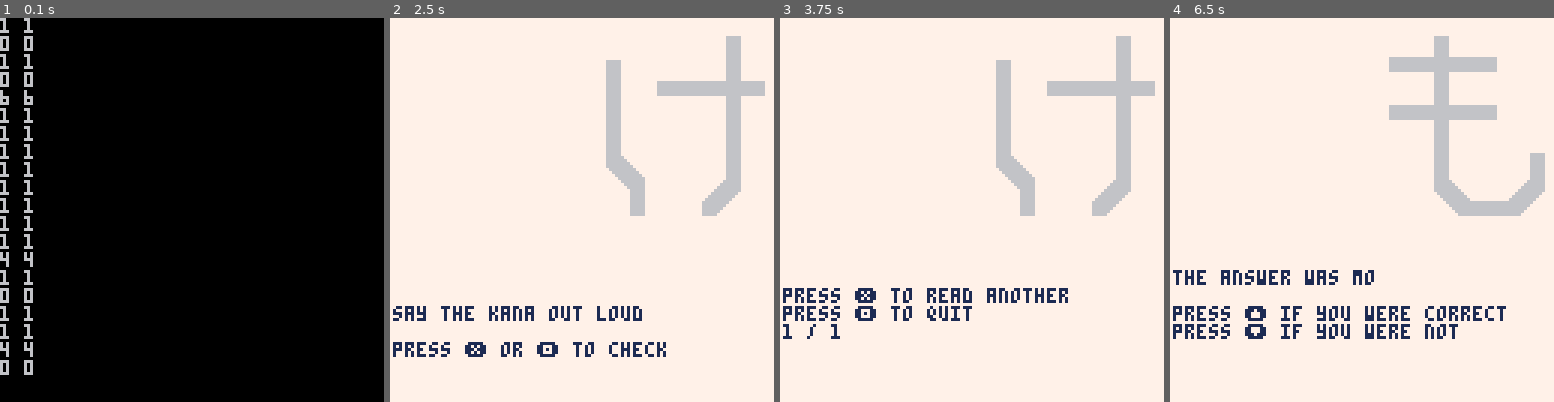
Above: before the commit, frames 1-4 (left to right).
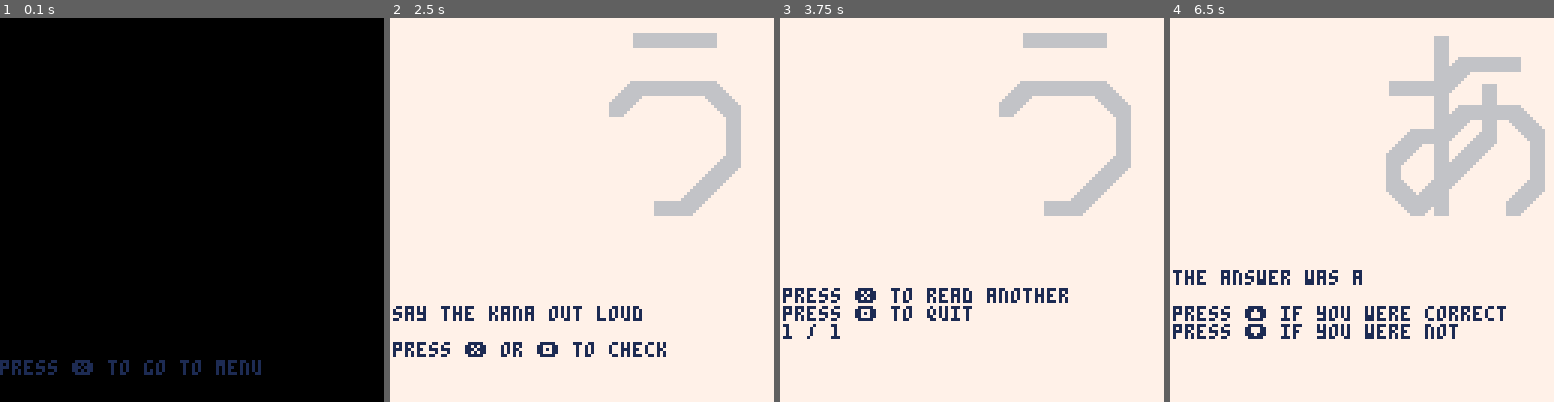
Above: after the commit, the same moments.

Repository: SestrenExsis/KanaPractice
Game: PICO-8 cartridge hiragana.p8
The game is run twice, just before and just after one commit, with the same random seed, the same clock (stepped at 60 frames per second) and the same inputs.
Inputs (mouse positions are in pixels of both pictures, inside the frame that each line leads up to):
- Up to frame 1 (0.1 s): no input
- Up to frame 2 (2.5 s): tap O (Z key) at 0.33, 0.7, 1.43, 2.22 s; click (459, 121) at 0.67 s; tap X (X key) at 1.07, 2.07, 2.4 s; click (520, 267) at 1.22 s; click (585, 114) at 1.77 s; hold Left 1.97-2.37 s; click (647, 259) at 2.32 s; hold Down from 2.42 s (still down)
- Up to frame 3 (3.75 s): tap X (X key) every 0.33 s from 2.73 to 3.73 s; release Down at 2.82 s; click (1102, 106) at 2.87 s; hold Right 2.87-3.53 s; tap O (Z key) at 3.1 s; click (864, 256) at 3.42 s; hold Up from 3.58 s (still down)
- Up to frame 4 (6.5 s): click (1315, 102) at 3.97 s; tap O (Z key) at 3.98, 4.87, 5.75 s; tap X (X key) every 0.33 s from 4.07 to 6.4 s; release Up at 4.08 s; hold Right 4.13-4.53 s; click (1381, 248) at 4.52 s; hold Down 4.58-5.08 s; click (1442, 94) at 5.07 s; hold Left 5.13-5.8 s; click (1507, 244) at 5.62 s; hold Up 5.85-6.18 s; click (1269, 90) at 6.17 s; hold Left from 6.23 s (still down)

The runs differ from the first frame. In frame 1, 3.1% of the frame differs, in the area x 0-68%, y 0-93%; in frame 2, 5.7%; in frame 3, 5.7%; in frame 4, 6.4%, in the area x 48-98%, y 10-70%.

Commit message:
Attempt to utilise enmem and demem

Diff:
--- a/hiragana.p8
+++ b/hiragana.p8
@@ -17,6 +17,98 @@
 -- quiz mode:
 -- * choose a random kana
 -- * ask the player to draw it
+
+cartdata("sestrenexsis_hiragana_0")
+
+-- the demem() and enmem()
+-- functions are for compactly
+-- storing data about the 6
+-- most recent read attempts and
+-- 6 most recent write attempts
+-- in local storage for a single
+-- kana
+
+-- the portion before the
+-- decimal stores data about
+-- read attempts
+
+-- the portion after the
+-- decimal stores data about
+-- write attempts
+
+-- the position of the leading
+-- 1 determines number of
+-- attempts (max 6)
+
+-- the number of 0s after the
+-- leading 1 determines how
+-- many errors have been made
+-- (max 6)
+
+function demem(
+	v  -- value       : number
+	)  -- return type : table
+	-- create write history
+	local wtbl={}
+	local wval=flr(v/0x0100)
+	while wval>0 do
+		add(wtbl,wval%2)
+		wval=flr(wval>>1)
+	end
+	deli(wtbl,#wtbl)
+	-- create read history
+	local rtbl={}
+	local rval=v%0x0100
+	while rval>0 do
+		add(rtbl,rval%2)
+		rval=flr(rval>>1)
+	end
+	deli(rtbl,#rtbl)
+	local res={
+		w=wtbl, -- write attempts
+		r=rtbl  -- read attempts
+	}
+	return res
+end
+
+function enmem(
+	w, -- write attempts : table
+	r  -- read attempts  : table
+	)  -- return type : number
+	local res=0
+	for i=1,min(6,#w) do
+		local v=w[i]*(2^(i-1))
+		res+=v*0x0100
+	end
+	res+=0x0100*2^#w
+	for i=1,min(6,#r) do
+		local v=r[i]*(2^(i-1))
+		res+=v*0x0001
+	end
+	res+=0x0001*2^#r
+	return res
+end
+
+function testmem(v,w,r)
+	assert(enmem(w,r)==v)
+	local tbl=demem(v)
+	--print(#tbl.w.." "..#w)
+	assert(#tbl.w==#w)
+	for i=1,#tbl.w do
+		--print(tbl.w[i].." "..w[i])
+		assert(tbl.w[i]==w[i])
+	end
+	--print(#tbl.r.." "..#r)
+	assert(#tbl.r==#r)
+	for i=1,#tbl.r do
+		--print(tbl.r[i].." "..r[i])
+		assert(tbl.r[i]==r[i])
+	end
+end
+
+testmem(0x2a7f,{0,1,0,1,0},{1,1,1,1,1,1})
+testmem(0x031d,{1},{1,0,1,1})
+testmem(0x1a2e,{0,1,0,1},{0,1,1,1,0})
 -->8
 -- constants and constructors
 
@@ -127,12 +219,15 @@
 	c, -- col pos : number
 	f  -- frames  : table
 	) -- return type: table
+	local rw=demem(dget(i))
 	local res={
 		name=n,
 		index=i,
 		row=r,
 		col=c,
-		frames=f
+		frames=f,
+		reads=rw.r,
+		writes=rw.w
 	}
 	res.strokes=getstrokes(res)
 	return res
@@ -297,7 +392,6 @@
 -- main functions
 
 function _init()
-	cartdata("sestrenexsis_hiragana_0")
 	local yr=stat(80) --4-digit
 	local mo=stat(81) --1..12
 	local dy=stat(82) --1..31
@@ -331,101 +425,19 @@
 
 -- helper functions
 
--- the demem() and enmem()
--- functions are for compactly
--- storing data about the 6
--- most recent read attempts and
--- 6 most recent write attempts
--- in local storage for a single
--- kana
-
--- the portion before the
--- decimal stores data about
--- read attempts
-
--- the portion after the
--- decimal stores data about
--- write attempts
-
--- the position of the leading
--- 1 determines number of
--- attempts (max 6)
-
--- the number of 0s after the
--- leading 1 determines how
--- many errors have been made
--- (max 6)
-
-function demem(
-	v  -- value       : number
-	)  -- return type : table
-	-- create write history
-	local wtbl={}
-	local wval=flr(v/0x0100)
-	while wval>0 do
-		add(wtbl,wval%2)
-		wval=flr(wval>>1)
-	end
-	deli(wtbl,#wtbl)
-	-- create read history
-	local rtbl={}
-	local rval=v%0x0100
-	while rval>0 do
-		add(rtbl,rval%2)
-		rval=flr(rval>>1)
-	end
-	deli(rtbl,#rtbl)
-	local res={
-		w=wtbl, -- write attempts
-		r=rtbl  -- read attempts
-	}
-	return res
-end
-
-function enmem(
-	w, -- write attempts : table
-	r  -- read attempts  : table
-	)  -- return type : number
-	local res=0
-	for i=1,min(6,#w) do
-		local v=w[i]*(2^(i-1))
-		res+=v*0x0100
-	end
-	res+=0x0100*2^#w
-	for i=1,min(6,#r) do
-		local v=r[i]*(2^(i-1))
-		res+=v*0x0001
-	end
-	res+=0x0001*2^#r
-	return res
-end
-
-function testmem(v,w,r)
-	assert(enmem(w,r)==v)
-	local tbl=demem(v)
-	print(#tbl.w.." "..#w)
-	assert(#tbl.w==#w)
-	for i=1,#tbl.w do
-		print(tbl.w[i].." "..w[i])
-		assert(tbl.w[i]==w[i])
-	end
-	print(#tbl.r.." "..#r)
-	assert(#tbl.r==#r)
-	for i=1,#tbl.r do
-		print(tbl.r[i].." "..r[i])
-		assert(tbl.r[i]==r[i])
-	end
-end
-
-testmem(0x2a7f,{0,1,0,1,0},{1,1,1,1,1,1})
-testmem(0x031d,{1},{1,0,1,1})
-testmem(0x1a2e,{0,1,0,1},{0,1,1,1,0})
-
 function hamming(num)
 	local res=0
 	while num>0 do
 		if (num%2==1) res+=1
 		num=flr(num/2)
+	end
+	return res
+end
+
+function sum(tbl)
+	local res=0
+	for num in all(tbl) do
+		res+=num
 	end
 	return res
 end
@@ -629,15 +641,14 @@
 	for n,k in pairs(_kanatbl) do
 		local x=(1.5*s*8)*k.col
 		local y=(1.3*s*8)*k.row
-		local m=dget(k.index)
-		local w=hamming(m)
+		local w=sum(k.reads)
 		local bc=0
 		local fc=5
-		if (w>=  1) fc=8
-		if (w>=  3) fc=9
-		if (w>=  6) fc=10
-		if (w>= 10) fc=11
-		if (w>= 15) fc=3
+		if (#k.reads>0) fc=8
+		if (w>= 1) fc=9  -- 3
+		if (w>= 2) fc=10 -- 6
+		if (w>= 3) fc=11 --10
+		if (w>= 4) fc=3  --15
 		if k.col==cx and k.row==cy then
 			bc=fc
 			fc=7
@@ -684,7 +695,8 @@
 end
 
 function nextread()
-	local i=flr(rnd(#_kanakey))+1
+	--local i=flr(rnd(#_kanakey))+1
+	local i=flr(rnd(5))+1
 	_kana=_kanatbl[_kanakey[i]]
 	_state="guess"
 end
@@ -710,9 +722,13 @@
 			_guesses+=1
 		end
 		if guess>=0 then
-			local g=dget(_kana.index)
-			g=max(1,(g<<1)+guess)
-			dset(_kana.index,g)
+			local m=dget(_kana.index)
+			local rw=demem(m)
+			add(rw.r,guess,1)
+			if (#rw.r>6) del(rw.r)
+			_kana.reads=rw.r
+			m=enmem(rw.r,rw.w)
+			dset(_kana.index,m)
 		end
 	elseif _state=="stats" then
 		if btnp(❎) then
